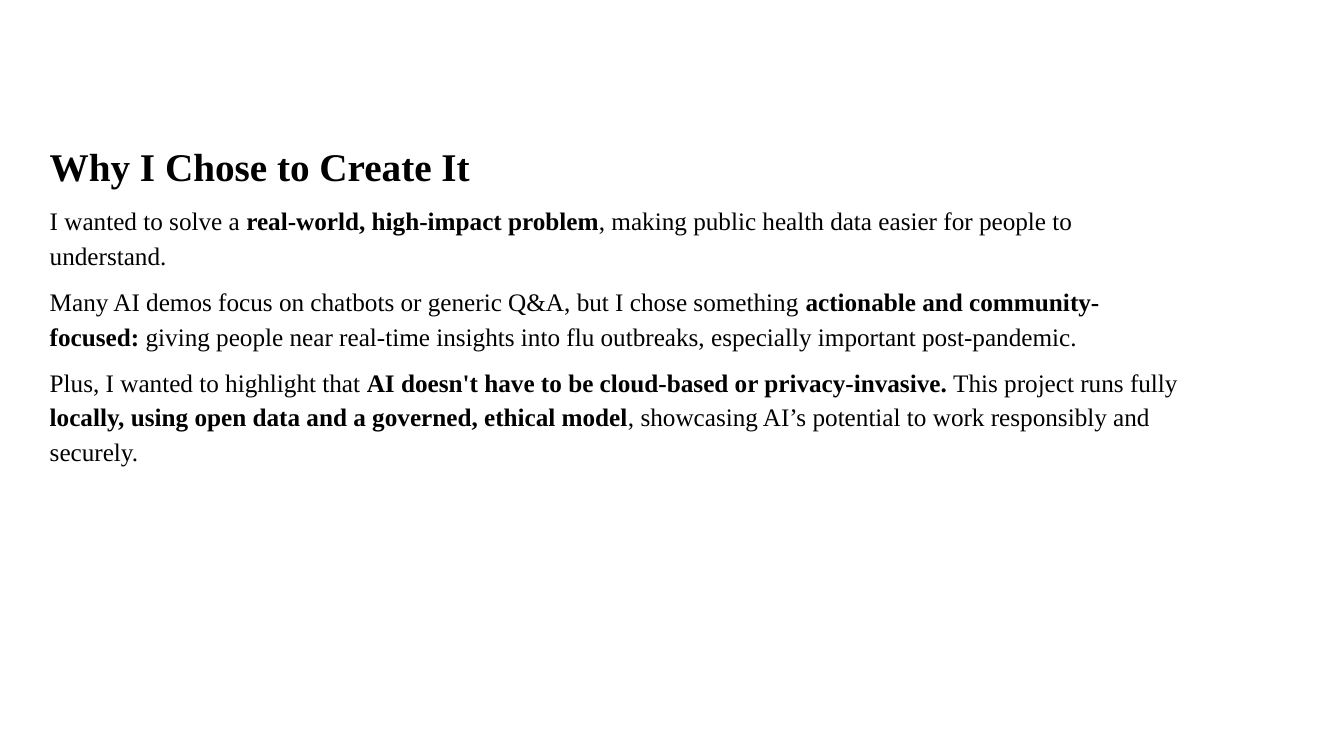
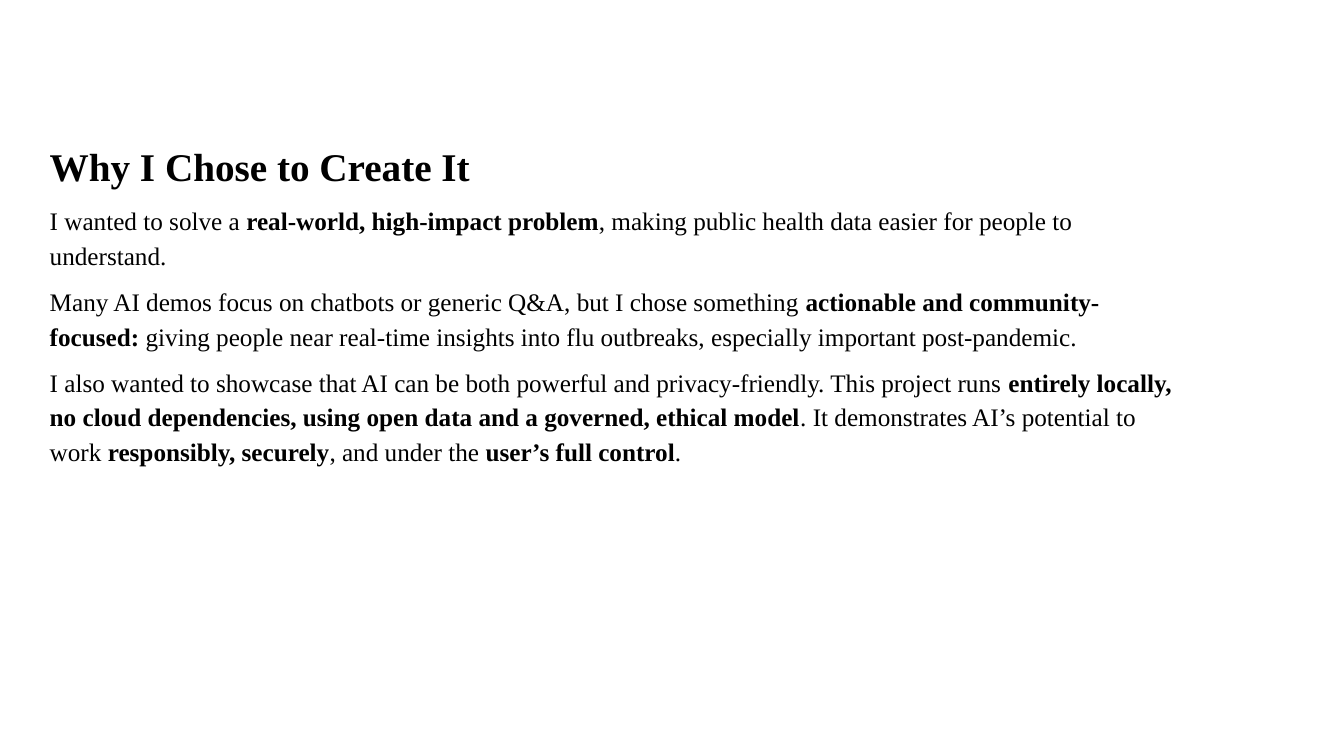
Before and after one commit to alkleela-ts/agentic-ai-demo, a slide deck: slide 3 of agenticai.pptx. Drawn at 1344x756 pixels with LibreOffice and Linux fonts; fonts in the diff are those of the drawing. Boxes give left, top, right and bottom in pixels: in the first picture for what was removed or moved away, otherwise in the second. Text is boxed around its words. In the diff, an @@ line names an element or a change of style, - is before the commit and + after.

Commit message:
modify presentation

```diff
--- a/agenticai.pptx
+++ b/agenticai.pptx
@@ text at bbox=[50, 374, 1172, 467]: text changed @@
-Plus, I wanted to highlight that AI doesn't have to be cloud-based or privacy-invasive. This project runs fully locally, using open data and a governed, ethical model, showcasing AI’s potential to work responsibly and securely.
+I also wanted to showcase that AI can be both powerful and privacy-friendly. This project runs entirely locally, no cloud dependencies, using open data and a governed, ethical model. It demonstrates AI’s potential to work responsibly, securely, and under the user’s full control.
```
Also in this commit, not shown: 2 other slides changed, 2 slides added, 2 slides removed.
